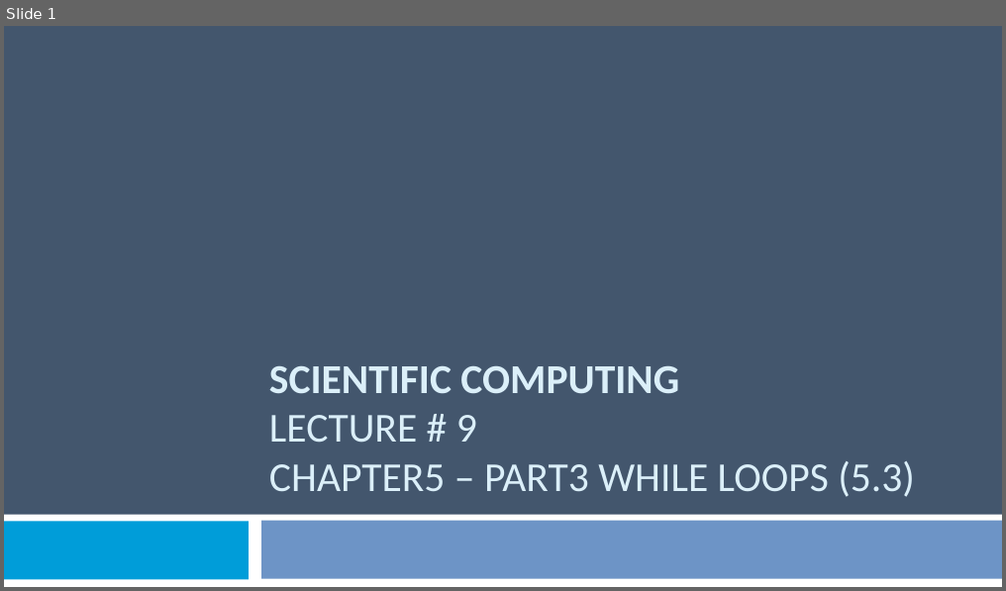
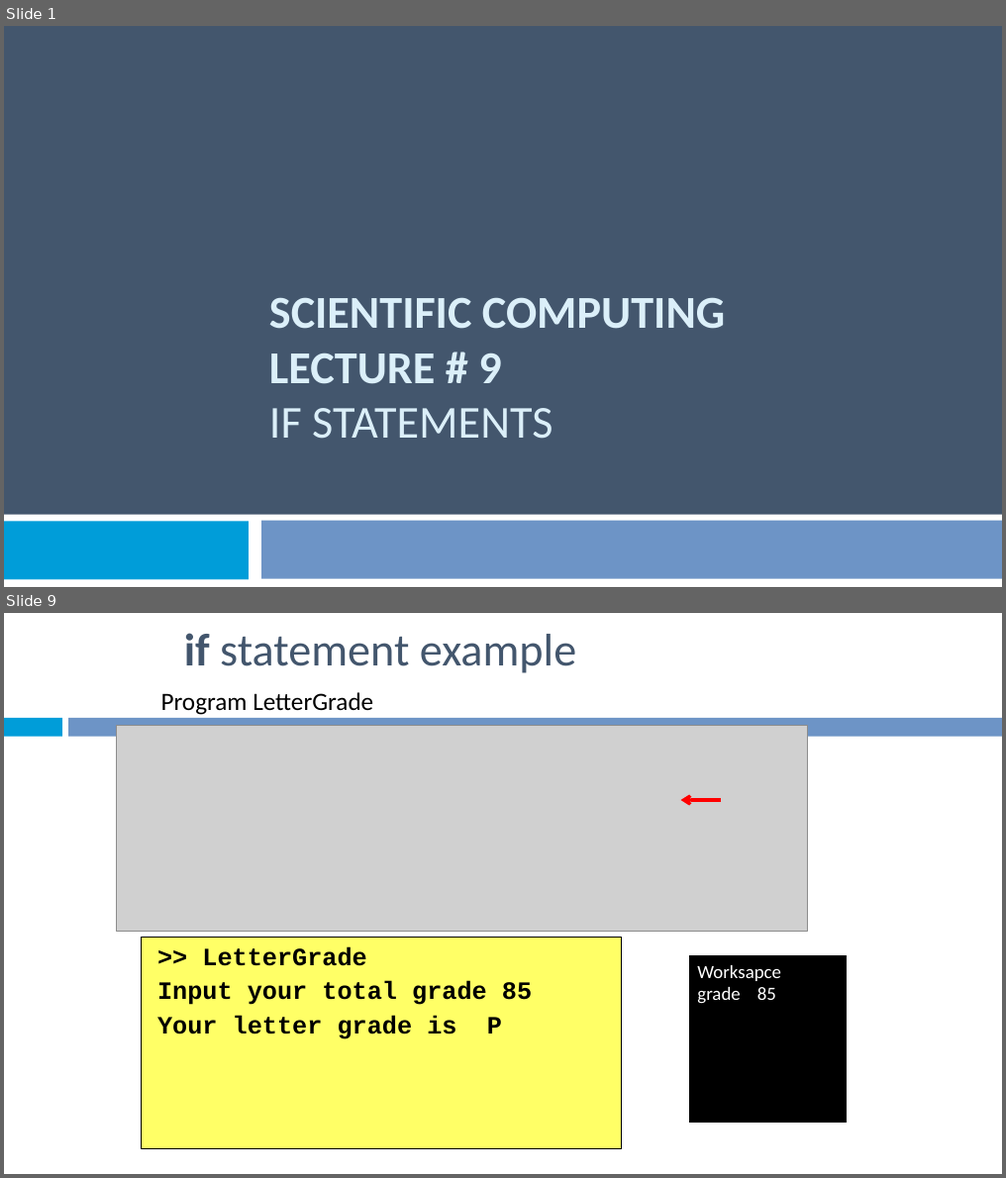
Before and after one commit to Emadalsuwat/emadalsuwat.github.io, a slide deck: scientificcomputing/Lecture 9.pptx. Shown one above the other, each under a label of ours: slide 1 before the commit, slides 1 and 9 after it; the slides between them are not shown. The pictures are 1006x591 and 1006x1178 pixels, drawn with LibreOffice and Linux fonts; fonts in the diff are those of the drawing; grey boxes stand for pictures. Boxes give left, top, right and bottom in pixels: in the first picture for what was removed or moved away, otherwise in the second. Text is boxed around its words. In the diff, an @@ line names an element or a change of style, - is before the commit and + after.

```diff
--- a/scientificcomputing/Lecture 9.pptx
+++ b/scientificcomputing/Lecture 9.pptx
@@ slide 9 added at (4,613,1002,1174), background #FFFFFF @@
@@ title added at (184,633,576,673), 44 pt, text #43566D @@
+if statement example
@@ text added at (161,692,373,715), 24 pt, text #000000 @@
+Program LetterGrade
@@ rectangle added at (4,718,62,737), fill #009DD9 @@
@@ rectangle added at (68,718,1002,737), fill #6D94C6 @@
@@ picture added at (116,725,807,931) @@
@@ arrow added from (721, 800) to (681, 800), #FF0000 3 pt @@
@@ rectangle added at (141,937,622,1149), fill #FFFF66, outline #000000 1 pt, 24 pt, text #000000, bold @@
+>> LetterGrade
+Input your total grade 85
+Your letter grade is P
@@ rectangle added at (690,956,846,1009), fill #000000, outline #000000 0.75 pt, 18 pt, text #FFFFFF @@
+Worksapce
+Grade = 85
@@ rectangle added at (690,956,846,1122), fill #000000, outline #000000 0.75 pt, 18 pt, text #FFFFFF @@
+Worksapce
+grade 85
@@ slide 1 changed as well @@
@@ title at (269,297,725,439): text changed; size 39.6 to 44 pt; bold on @@
-SCIENTIFIC COMPUTING
-LECTURE # 9
-CHAPTER5 – PART3 WHILE LOOPS (5.3)
+SCIENTIFIC COMPUTING
+LECTURE # 9
+IF STATEMENTS
```
Also in this commit, not shown: 32 other slides added, 19 slides removed, 3 other files.
